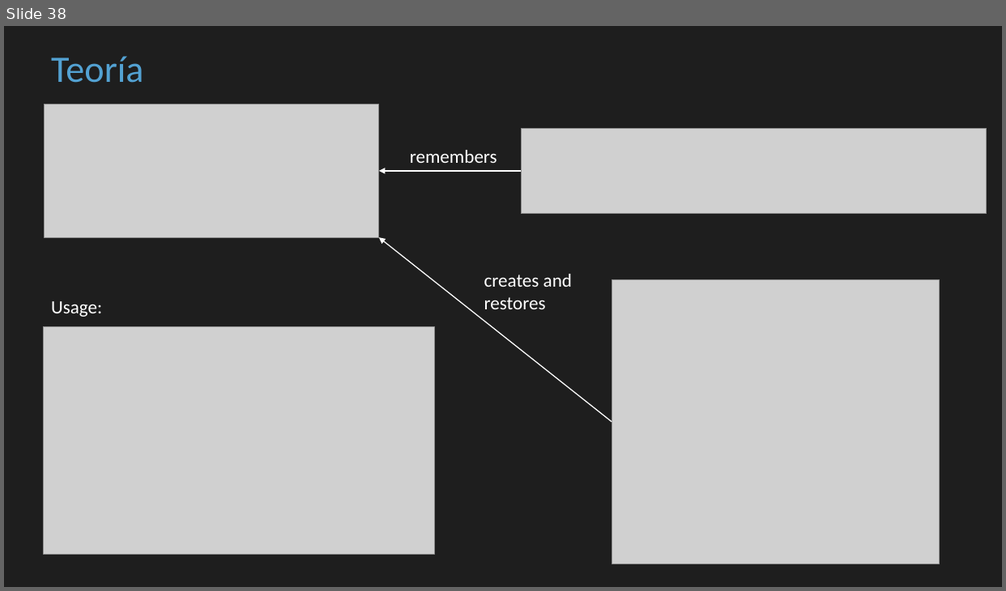
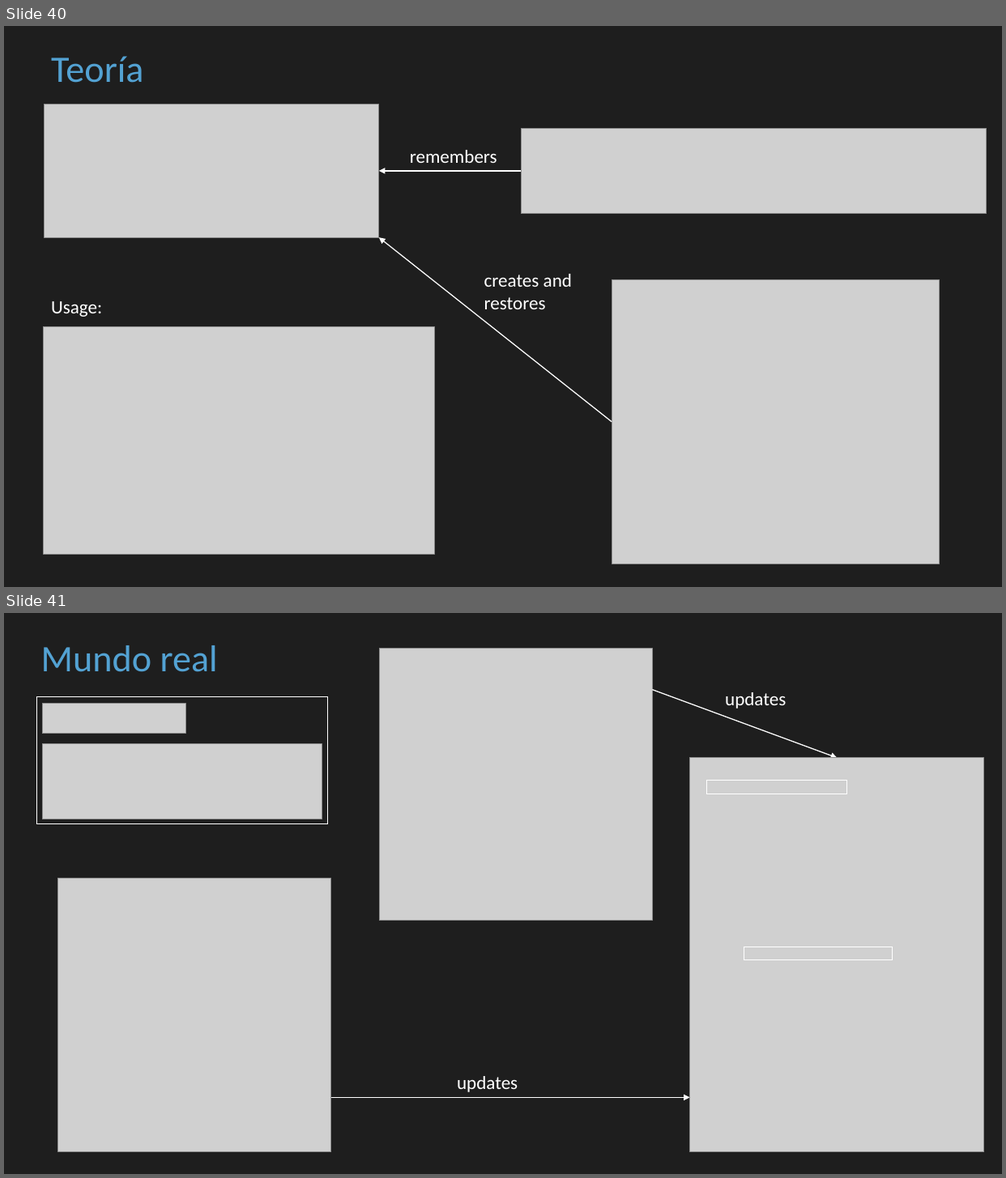
Before and after one commit to cbastos/jsdaycan2019-typescript-patterns, a slide deck: slides/Patrones de diseño con Typescript en el mundo real.pptx. Shown one above the other, each under a label of ours: slide 38 before the commit, slides 40 and 41 after it. The pictures are 1006x591 and 1006x1178 pixels, drawn with LibreOffice and Linux fonts; fonts in the diff are those of the drawing; grey boxes stand for pictures. Boxes give left, top, right and bottom in pixels: in the first picture for what was removed or moved away, otherwise in the second. Text is boxed around its words. In the diff, an @@ line names an element or a change of style, - is before the commit and + after.

Commit message:
added mediator, memento and observer real world examples to slides

```diff
--- a/slides/Patrones de diseño con Typescript en el mundo real.pptx
+++ b/slides/Patrones de diseño con Typescript en el mundo real.pptx
@@ slide 41 added at (4, 613, 1002, 1174), background #1E1E1E @@
@@ text added at (41, 645, 218, 672), 36 pt, text #53A2D3 @@
+Mundo real
@@ picture added at (380, 648, 653, 921) @@
@@ rectangle added at (37, 697, 328, 824), outline #FFFFFF 0.75 pt @@
@@ picture added at (42, 704, 186, 735) @@
@@ arrow added from (652, 689) to (837, 758), #FFFFFF 1 pt @@
@@ text added at (725, 692, 786, 709), 18 pt, text #FFFFFF @@
+updates
@@ picture added at (42, 744, 322, 819) @@
@@ picture added at (690, 758, 984, 1152) @@
@@ rectangle added at (707, 781, 847, 794), outline #FFFFFF 0.75 pt @@
@@ picture added at (58, 879, 331, 1152) @@
@@ rectangle added at (744, 947, 893, 960), outline #FFFFFF 0.75 pt @@
@@ arrow added from (331, 1098) to (690, 1098), #FFFFFF 1 pt @@
@@ text added at (457, 1076, 518, 1093), 18 pt, text #FFFFFF @@
+updates
@@ what was slide 38 is now slide 40 @@
```
Also in this commit, not shown: 1 slide changed, 2 other slides added, 3 other files.
